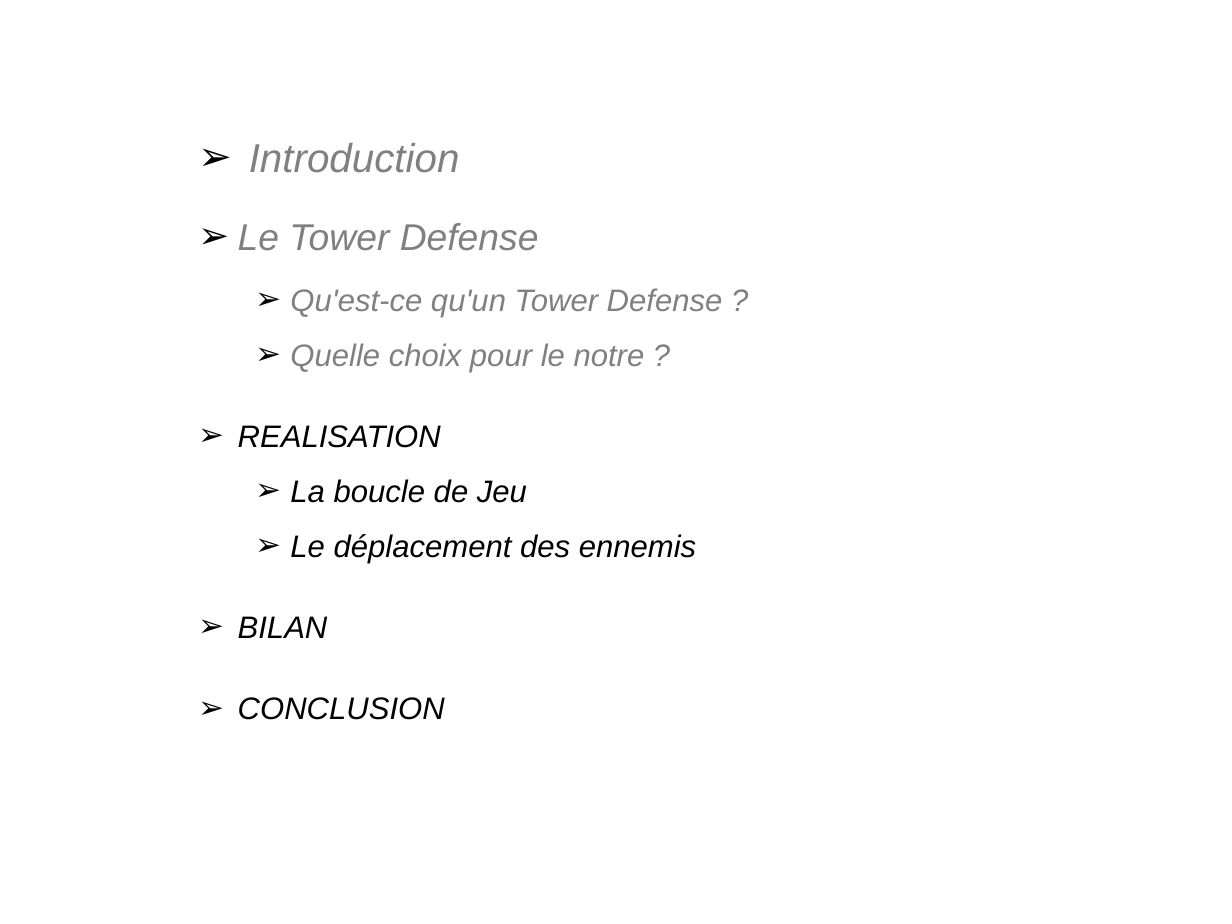
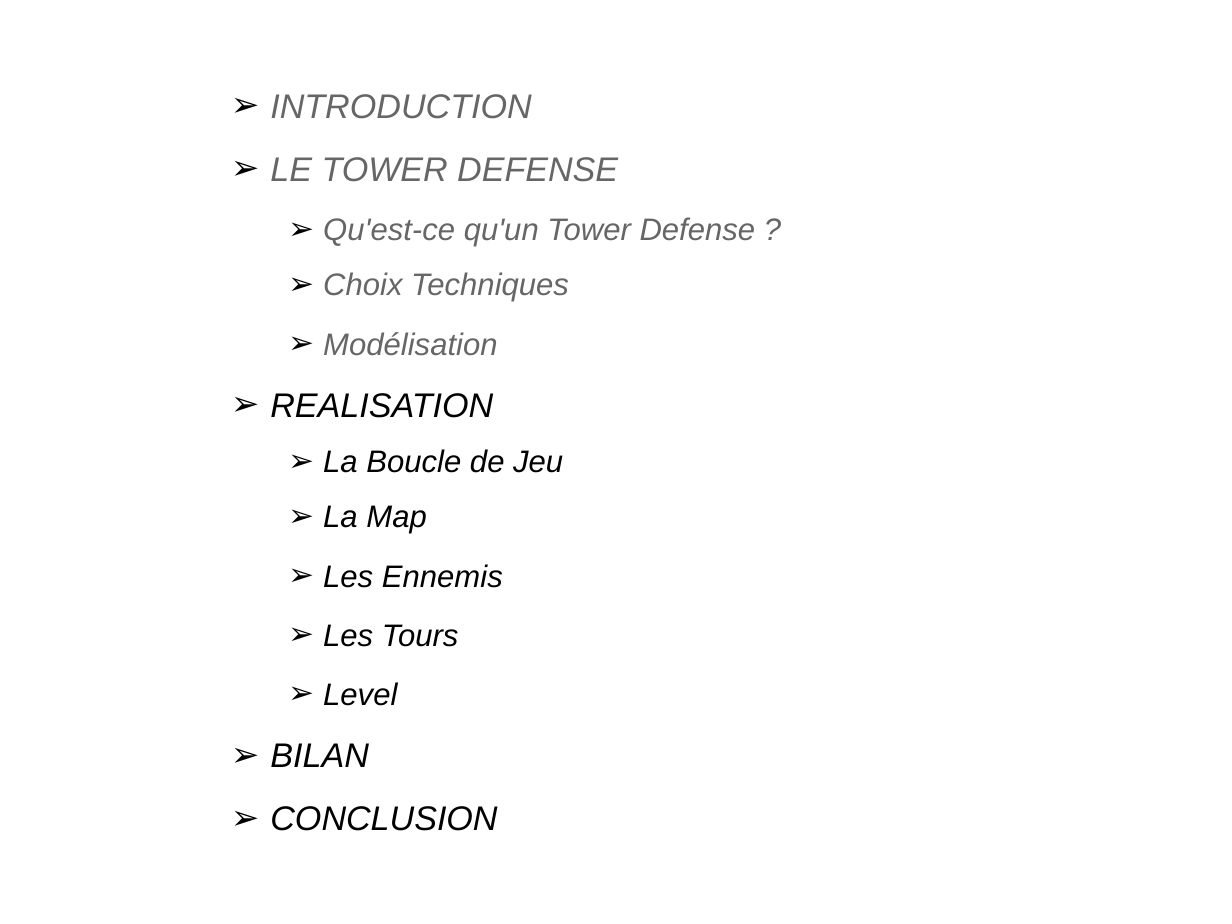
Before and after one commit to Mialus/towerDefense, a slide deck: slide 6 of Orale.odp (slide 5 before the commit). Drawn at 1232x924 pixels with LibreOffice and Linux fonts; fonts in the diff are those of the drawing; background and template pictures are left out. Boxes give left, top, right and bottom in pixels: in the first picture for what was removed or moved away, otherwise in the second. Text is boxed around its words. In the diff, an @@ line names an element or a change of style, - is before the commit and + after.

```diff
--- a/Orale.odp
+++ b/Orale.odp
@@ text "INTRODUCTION": place and size @@
-text "INTRODUCTION" at (238, 143, 723, 720)
+text "INTRODUCTION" at (270, 94, 756, 767)
@@ text at (270, 94, 618, 182): text changed; size 24 to 22 pt; text colour #808080 to #666666 @@
-➢ Introduction
-➢ Le Tower Defense
+➢ INTRODUCTION
+➢ LE TOWER DEFENSE
@@ text at (270, 217, 756, 767): text colour #808080 to #666666 in "Qu'est-ce qu'un Tower Defense ?"; size 20 to 22 pt in "REALISATION", "BILAN", "CONCLUSION"; less space between paragraphs @@
@@ text at (323, 272, 569, 356): text changed; text colour #808080 to #666666 @@
-  ➢ Quelle choix pour le notre ?
+  ➢ Choix Techniques
+  ➢ Modélisation
@@ text at (323, 449, 563, 706): text changed @@
-  ➢ La boucle de Jeu
-  ➢ Le déplacement des ennemis
+  ➢ La Boucle de Jeu
+  ➢ La Map
+  ➢ Les Ennemis
+  ➢ Les Tours
+  ➢ Level
```
Also in this commit, not shown: 5 other slides changed, 8 slides added, 5 slides removed, 1 other file.
